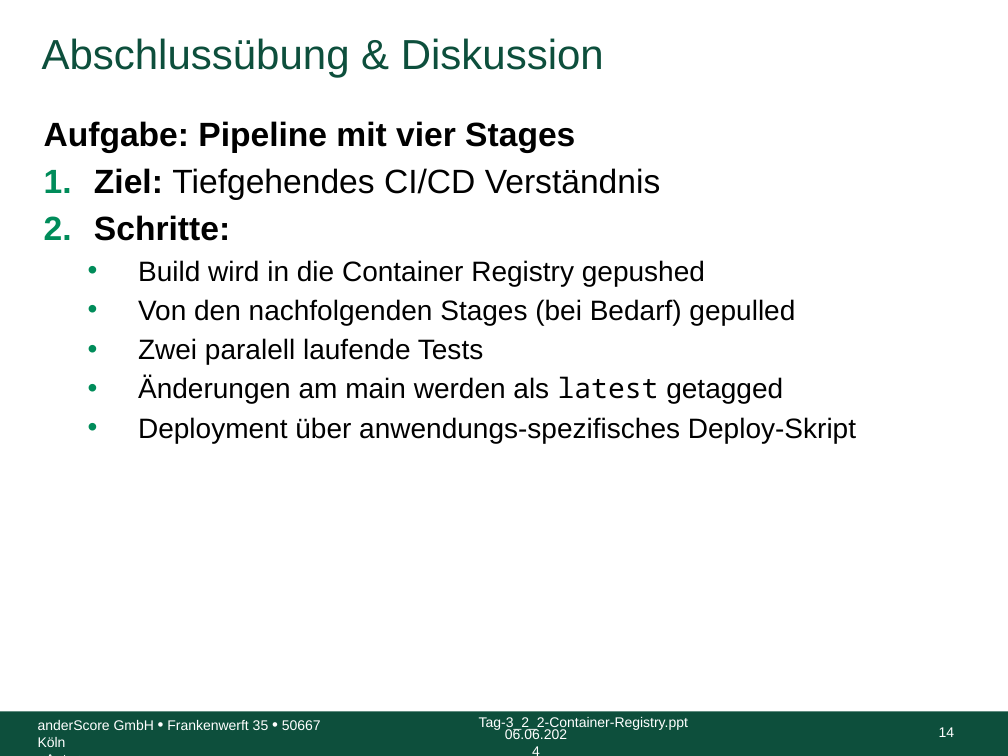
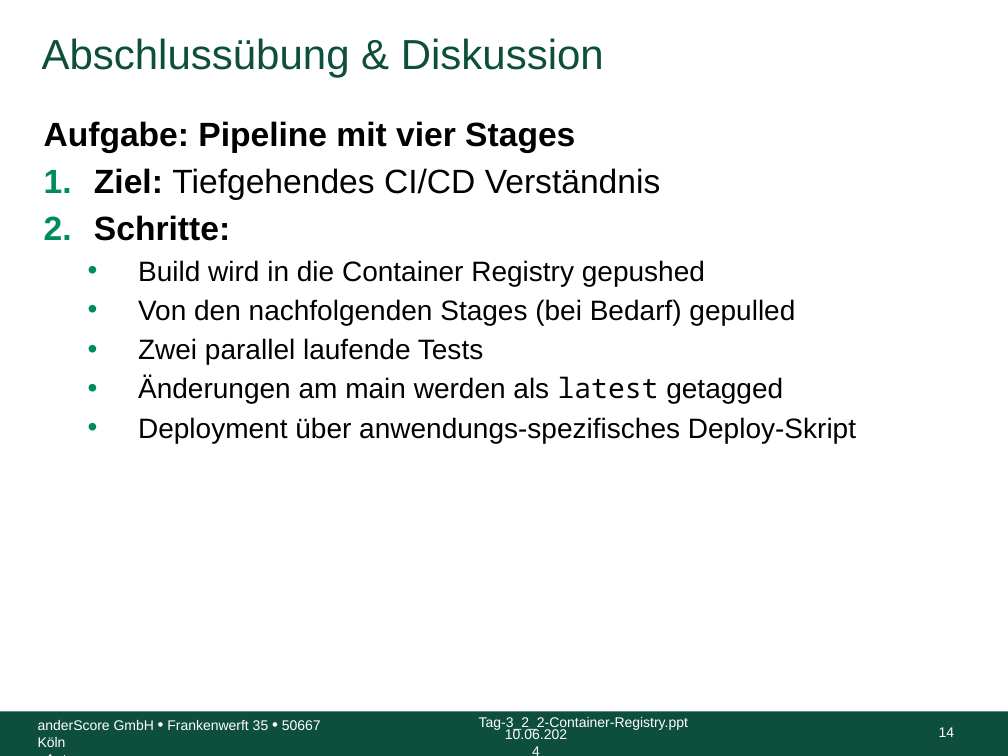
Before and after one commit to anderscore-gmbh/gitlab, a slide deck: slide 14 of slides/Tag-3_6-Abschluss_inkl_Aufgaben.pptx. Drawn at 1008x756 pixels with LibreOffice and Linux fonts; fonts in the diff are those of the drawing; background and template pictures are left out. Boxes give left, top, right and bottom in pixels: in the first picture for what was removed or moved away, otherwise in the second. Text is boxed around its words. In the diff, an @@ line names an element or a change of style, - is before the commit and + after.

Commit message:
Fix typos, um Optionale-Übung ergänzt

```diff
--- a/slides/Tag-3_6-Abschluss_inkl_Aufgaben.pptx
+++ b/slides/Tag-3_6-Abschluss_inkl_Aufgaben.pptx
@@ text at <box>138,338,483,364</box>: text changed @@
-  • Zwei paralell laufende Tests
+  • Zwei parallel laufende Tests
@@ text at <box>505,729,567,739</box>: text changed @@
-06.06.2024
+10.06.2024
```
Also in this commit, not shown: 18 other slides changed, 1 slide removed.
